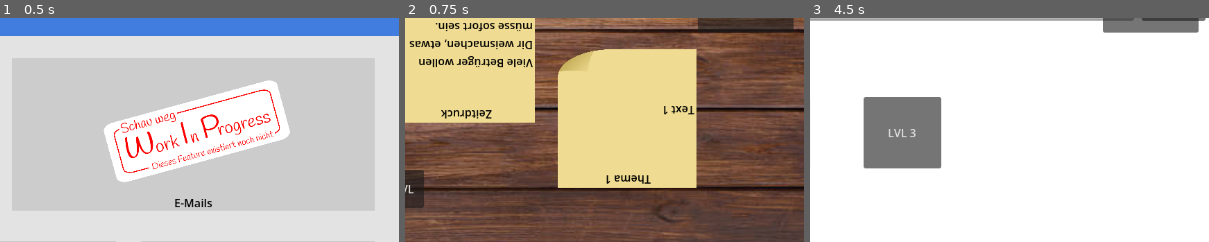
Above: before the commit, frames 1-3 (left to right).
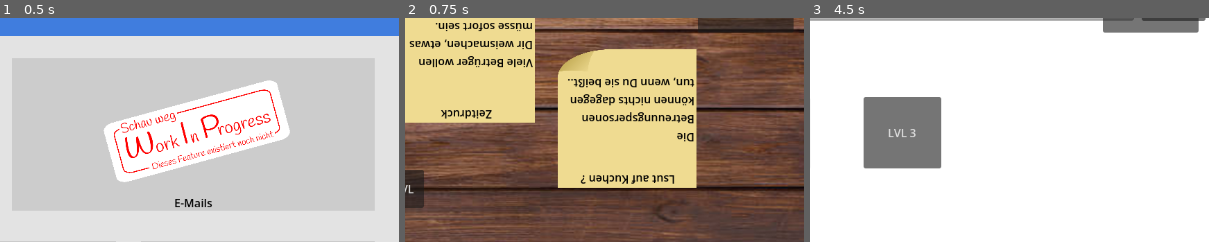
Above: after the commit, the same moments.

Repository: EgmundEGG/Enkeltrickbetr-ger-Spiel
Game: Godot game, scene res://Scenes/MainMenu.tscn
Two runs of this game, one before a commit and one after it. Both use one fixed random seed, a clock stepped at 60 frames per second and the inputs below.
Inputs:
- Up to frame 1 (0.5 s): no input
- Up to frame 2 (0.75 s): click "Direktnachrichten" at 0.5 s
- Up to frame 3 (4.5 s): click "Wer ist da?" at 1.25 s; click "Welcher Enkel?" at 2 s; click "Wie heißt du?" at 2.75 s; click "Das ist Betrug!" at 3.5 s; click "LVL" at 4.25 s
The pictures show only the part of the screen within x 50-100%, y 12-62%; the shares and areas given below are measured in that part.

Frame 1 is identical in both runs. In frame 2, 2.8% of the frame differs, in the area x 40-73%, y 26-75%; in frame 3, nothing differs.

Commit message:
keine Ahnung

Diff:
--- a/enkeltrick-betrug/Scenes/Handy.tscn
+++ b/enkeltrick-betrug/Scenes/Handy.tscn
@@ -54,7 +54,7 @@
 offset_left = -2.861023e-05
 offset_bottom = -127.0
 theme_override_colors/font_color = Color(0, 0, 0, 1)
-text = "Thema 1"
+text = "Lsut auf Kuchen ?"
 horizontal_alignment = 1
 clip_text = true
 text_overrun_behavior = 1
@@ -68,7 +68,7 @@
 offset_top = 23.0
 offset_right = -2.0
 theme_override_colors/font_color = Color(0, 0, 0, 1)
-text = "Text 1"
+text = "Die Betreuungspersonen können nichts dagegen tun, wenn Du sie beißt.."
 vertical_alignment = 1
 autowrap_mode = 3
 clip_text = true
